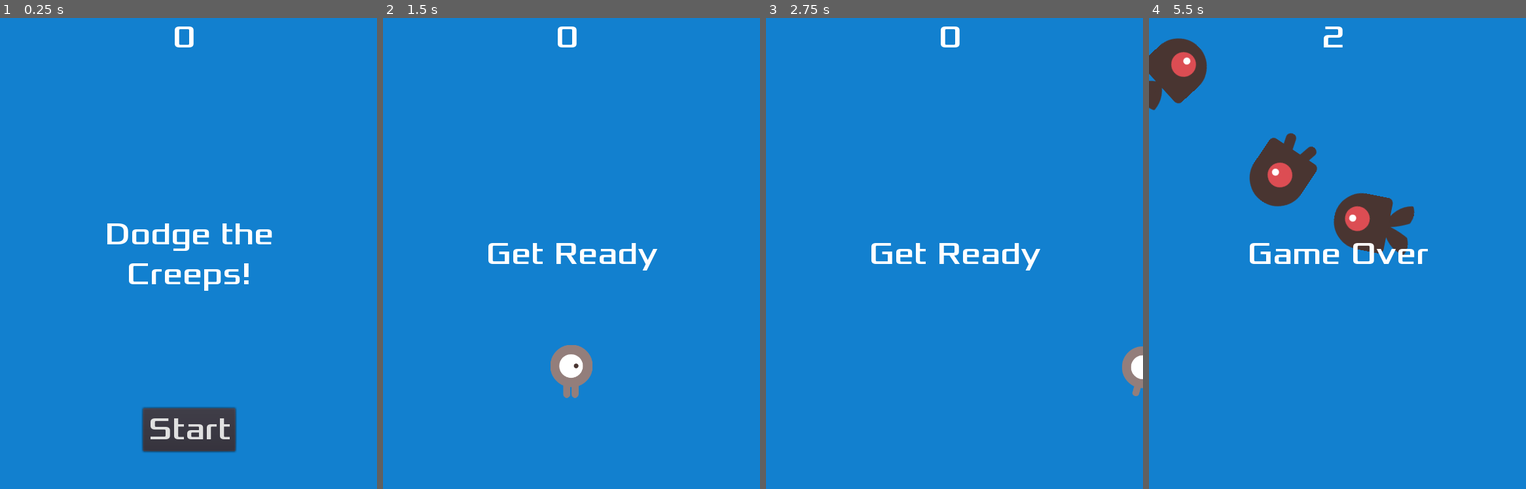
Above: before the commit, frames 1-4 (left to right).
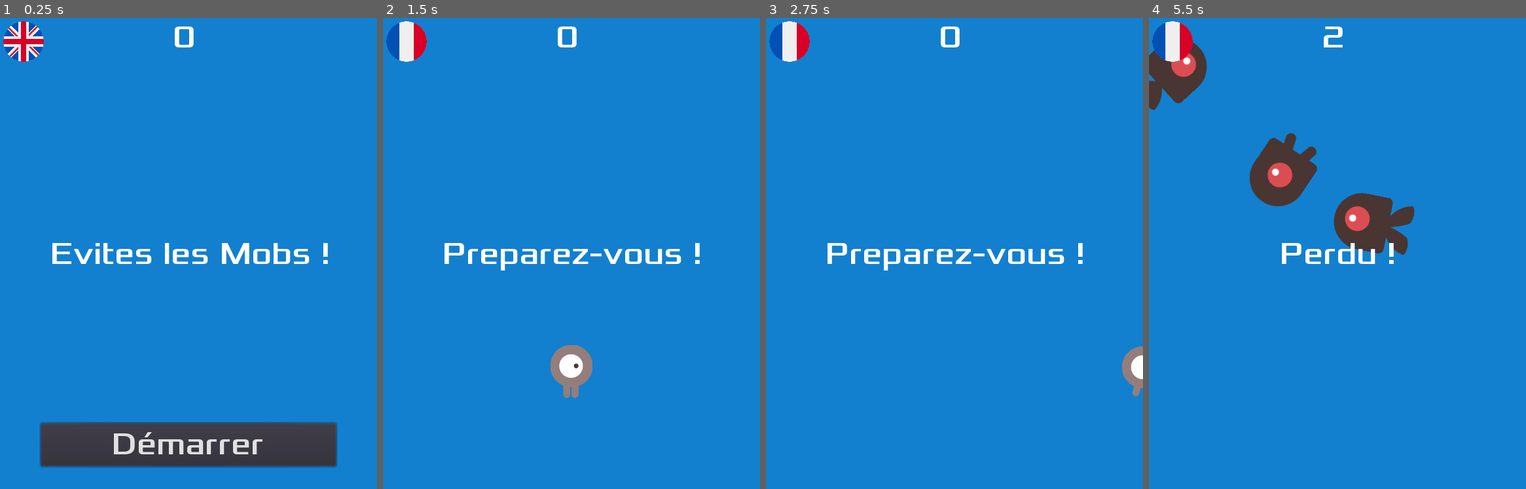
Above: after the commit, the same moments.

Repository: Nsy/godot2dTuto
Game: Godot game, scene res://Main.tscn
Same seed, same stepped clock (60 frames per second), same inputs: the game is played once before the commit and once after it.
Inputs (mouse positions are in pixels of both pictures, inside the frame that each line leads up to):
- Up to frame 1 (0.25 s): no input
- Up to frame 2 (1.5 s): click (405, 41) at 0.52 s; click "Start" (after the commit: "Démarrer") at 1.25 s
- Up to frame 3 (2.75 s): tap Enter at 2 s; hold Right (move_right) from 2.03 s (still down); tap Space (start_game) at 2.1 s
- Up to frame 4 (5.5 s): release Right (move_right) at 2.78 s; hold Down (move_down) 2.78-3.53 s; tap Space (start_game) every 0.75 s from 2.85 to 5.1 s; hold Right (move_right) 3.53-4.28 s; hold Up (move_up) 4.28-5.03 s; hold Left (move_left) from 5.03 s (still down)

The runs differ from the first frame. In frame 1, 11% of the frame differs, in the area x 0-90%, y 0-96%; in frame 2, 2.0%; in frame 3, 2.0%; in frame 4, 1.6%.

Commit message:
https://docs.godotengine.org/en/stable/tutorials/i18n/index.html https://docs.godotengine.org/en/stable/tutorials/i18n/internationalizing_games.html\#translationserver https://docs.godotengine.org/en/stable/tutorials/i18n/localization_using_gettext.html\#updating-message-files-to-follow-the-po-template

Diff:
--- a/app/HUD.gd
+++ b/app/HUD.gd
@@ -13,11 +13,11 @@
 	$MessageTimer.start()
 
 func show_game_over():
-	show_message("Game Over")
+	show_message("GAME_OVER")
 	# Wait until the MessageTimer has counted down.
 	yield($MessageTimer, "timeout")
 
-	$Message.text = "Dodge the\nCreeps!"
+	$Message.text = "DODGE_MSG"
 	$Message.show()
 	# Make a one-shot timer and wait for it to finish.
 	yield(get_tree().create_timer(1), "timeout")
@@ -33,3 +33,11 @@
 func _on_StartButton_pressed():
 	$StartButton.hide()
 	emit_signal("start_game")
+
+
+func _on_ToggleLanguage_toggled(button_pressed):
+	if TranslationServer.get_locale() == "en_GB":
+		TranslationServer.set_locale("fr")
+	else:
+		TranslationServer.set_locale("en_GB")
+	print(TranslationServer.get_locale())
--- a/app/HUD.tscn
+++ b/app/HUD.tscn
@@ -1,7 +1,9 @@
-[gd_scene load_steps=6 format=2]
+[gd_scene load_steps=8 format=2]
 
 [ext_resource path="res://fonts/Xolonium-Regular.ttf" type="DynamicFontData" id=1]
 [ext_resource path="res://HUD.gd" type="Script" id=2]
+[ext_resource path="res://locale/english.png" type="Texture" id=3]
+[ext_resource path="res://locale/french.png" type="Texture" id=4]
 
 [sub_resource type="DynamicFont" id=1]
 size = 40
@@ -35,8 +37,7 @@
 margin_right = 201.5
 margin_bottom = 50.5
 custom_fonts/font = SubResource( 1 )
-text = "Dodge the
-Creeps!"
+text = "DODGE_MSG"
 align = 1
 valign = 1
 
@@ -45,17 +46,30 @@
 anchor_top = 1.0
 anchor_right = 0.5
 anchor_bottom = 1.0
-margin_left = -58.5
-margin_top = -103.0
-margin_right = 58.5
-margin_bottom = -48.0
+margin_left = -188.0
+margin_top = -84.0
+margin_right = 188.0
+margin_bottom = -29.0
 custom_fonts/font = SubResource( 1 )
 shortcut = SubResource( 3 )
-text = "Start"
+text = "START_BUTTON"
+icon_align = 1
 
 [node name="MessageTimer" type="Timer" parent="."]
 wait_time = 2.0
 one_shot = true
 
+[node name="ToggleLanguage" type="CheckBox" parent="."]
+margin_left = 4.0
+margin_top = 4.0
+margin_right = 524.0
+margin_bottom = 524.0
+rect_scale = Vector2( 0.1, 0.1 )
+custom_icons/radio_checked = ExtResource( 4 )
+custom_icons/checked = ExtResource( 4 )
+custom_icons/radio_unchecked = ExtResource( 3 )
+custom_icons/unchecked = ExtResource( 3 )
+
 [connection signal="pressed" from="StartButton" to="." method="_on_StartButton_pressed"]
 [connection signal="timeout" from="MessageTimer" to="." method="_on_MessageTimer_timeout"]
+[connection signal="toggled" from="ToggleLanguage" to="." method="_on_ToggleLanguage_toggled"]
--- a/app/Main.gd
+++ b/app/Main.gd
@@ -6,7 +6,7 @@
 
 # Called when the node enters the scene tree for the first time.
 func _ready():
-	#$HUD.show_message("Dodge the\nCreeps!")
+	#$HUD.show_message("DODGE_MSG")
 	randomize()
 
 # lié au signal "hit" de la scene "Player" instancié dans la scene "Main"
@@ -63,5 +63,5 @@
 
 func _on_HUD_start_game():
 	$HUD.update_score(score)
-	$HUD.show_message("Get Ready")
+	$HUD.show_message("READY_MSG")
 	new_game();
--- a/app/project.godot
+++ b/app/project.godot
@@ -58,6 +58,10 @@
  ]
 }
 
+[locale]
+
+translations=PoolStringArray( "res://locale/en.po", "res://locale/fr.po" )
+
 [physics]
 
 common/enable_pause_aware_picking=true
Not shown, added: app/locale/en.po
Binary file added: app/locale/english.png
Not shown, added: app/locale/english.png.import
Not shown, added: app/locale/fr.po
Binary file added: app/locale/french.png
Not shown, added: app/locale/french.png.import
Not shown, added: app/locale/messages.pot
